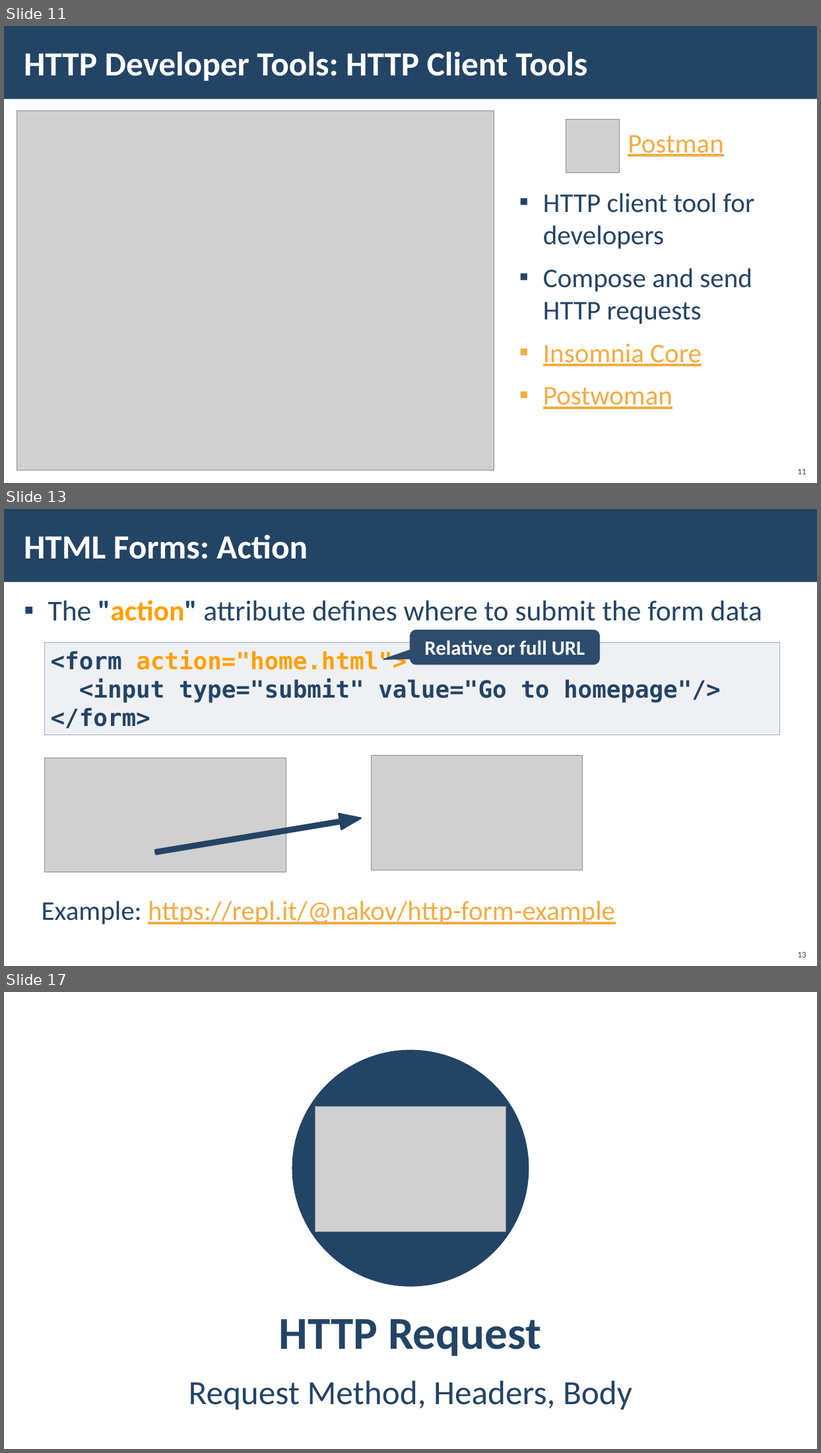
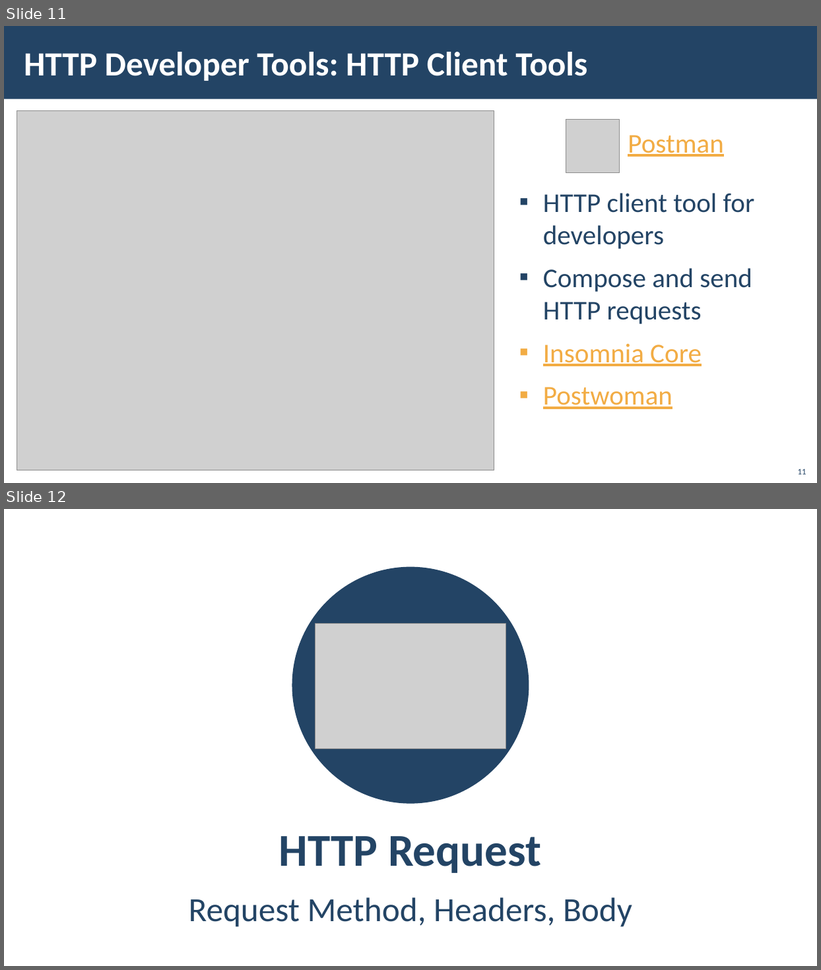
Before and after one commit to ZoranNikolov/SoftUni, a slide deck: JavaScript-Fundamentals/Materials/02. HTTP-Basics.pptx. Shown one above the other, each under a label of ours: slides 11, 13 and 17 before the commit, slides 11 and 12 after it; the slides between them are not shown. The pictures are 821x1453 and 821x970 pixels, drawn with LibreOffice and Linux fonts; fonts in the diff are those of the drawing; grey boxes stand for pictures; background and template pictures are left out. Boxes give left, top, right and bottom in pixels: in the first picture for what was removed or moved away, otherwise in the second. Text is boxed around its words. In the diff, an @@ line names an element or a change of style, - is before the commit and + after.

```diff
--- a/JavaScript-Fundamentals/Materials/02. HTTP-Basics.pptx
+++ b/JavaScript-Fundamentals/Materials/02. HTTP-Basics.pptx
@@ slide 13 removed at [4,509,817,966], background picture (left out); not listed: 1 template element that a slide beside it also shows @@
@@ title removed at [24,535,308,559] @@
-HTML Forms: Action
@@ text removed at [48,600,762,621] @@
-▪ The "action" attribute defines where to submit the form data
@@ rectangle removed at [45,642,780,735] @@
-<form action="home.html">
-<input type="submit" value="Go to homepage"/>
-</form>
@@ rounded speech box removed at [411,630,599,665] @@
-Relative or full URL
@@ picture removed at [45,758,286,873] @@
@@ picture removed at [372,756,583,871] @@
@@ down arrow removed at [154,811,362,861] @@
@@ text removed at [42,901,615,925] @@
-Example: https://repl.it/@nakov/http-form-example
@@ page number removed at [798,952,807,958] @@
-13
@@ what was slide 17 is now slide 12 @@
```
Also in this commit, not shown: 3 slides changed, 4 other slides removed, 3 other files.
